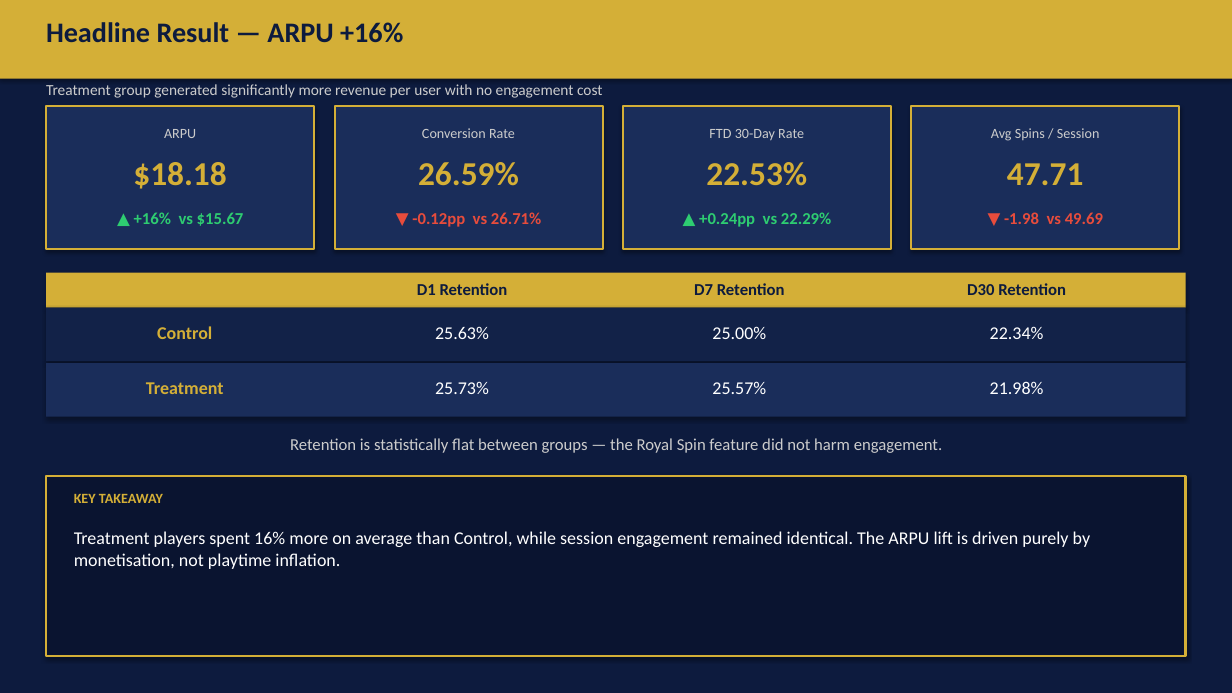
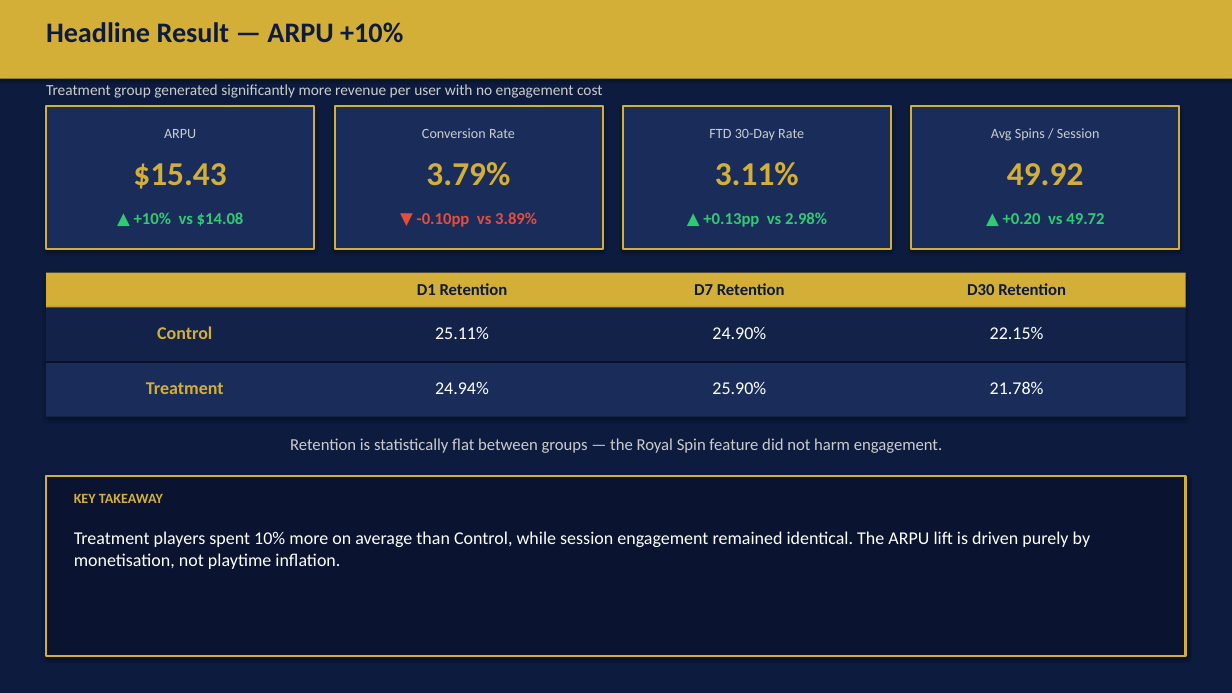
Before and after one commit to DannyEzersky/royal-flush-casino, a slide deck: slide 4 of exports/royal_spin_ab_test.pptx. Drawn at 1232x693 pixels with LibreOffice and Linux fonts; fonts in the diff are those of the drawing. Boxes give left, top, right and bottom in pixels: in the first picture for what was removed or moved away, otherwise in the second. Text is boxed around its words. In the diff, an @@ line names an element or a change of style, - is before the commit and + after.

```diff
--- a/exports/royal_spin_ab_test.pptx
+++ b/exports/royal_spin_ab_test.pptx
@@ text at box(46, 22, 403, 43): text changed @@
-Headline Result — ARPU +16%
+Headline Result — ARPU +10%
@@ text at box(133, 163, 226, 189): text changed @@
-$18.18
+$15.43
@@ text at box(426, 162, 510, 186): text changed @@
-26.59%
+3.79%
@@ text at box(715, 162, 799, 186): text changed @@
-22.53%
+3.11%
@@ text at box(1007, 163, 1084, 185): text changed @@
-47.71
+49.92
@@ text at box(134, 212, 244, 226): text changed @@
-▲ +16% vs $15.67
+▲ +10% vs $14.08
@@ text at box(417, 212, 537, 227): text changed @@
-▼ -0.12pp vs 26.71%
+▼ -0.10pp vs 3.89%
@@ text at box(703, 212, 827, 227): text changed @@
-▲ +0.24pp vs 22.29%
+▲ +0.13pp vs 2.98%
@@ text at box(1003, 213, 1104, 224): text changed; text colour #E74C3C to #2ECC71 @@
-▼ -1.98 vs 49.69
+▲ +0.20 vs 49.72
@@ text at box(435, 326, 489, 339): text changed @@
-25.63%
+25.11%
@@ text at box(712, 326, 766, 339): text changed @@
-25.00%
+24.90%
@@ text at box(990, 326, 1044, 339): text changed @@
-22.34%
+22.15%
@@ text at box(435, 381, 489, 394): text changed @@
-25.73%
+24.94%
@@ text at box(712, 381, 766, 394): text changed @@
-25.57%
+25.90%
@@ text at box(990, 381, 1044, 394): text changed @@
-21.98%
+21.78%
@@ text at box(74, 531, 1091, 569): text changed @@
-Treatment players spent 16% more on average than Control, while session engagement remained identical. The ARPU lift is driven purely by monetisation, not playtime inflation.
+Treatment players spent 10% more on average than Control, while session engagement remained identical. The ARPU lift is driven purely by monetisation, not playtime inflation.
```
Also in this commit, not shown: 7 other slides changed, 8 other files.
